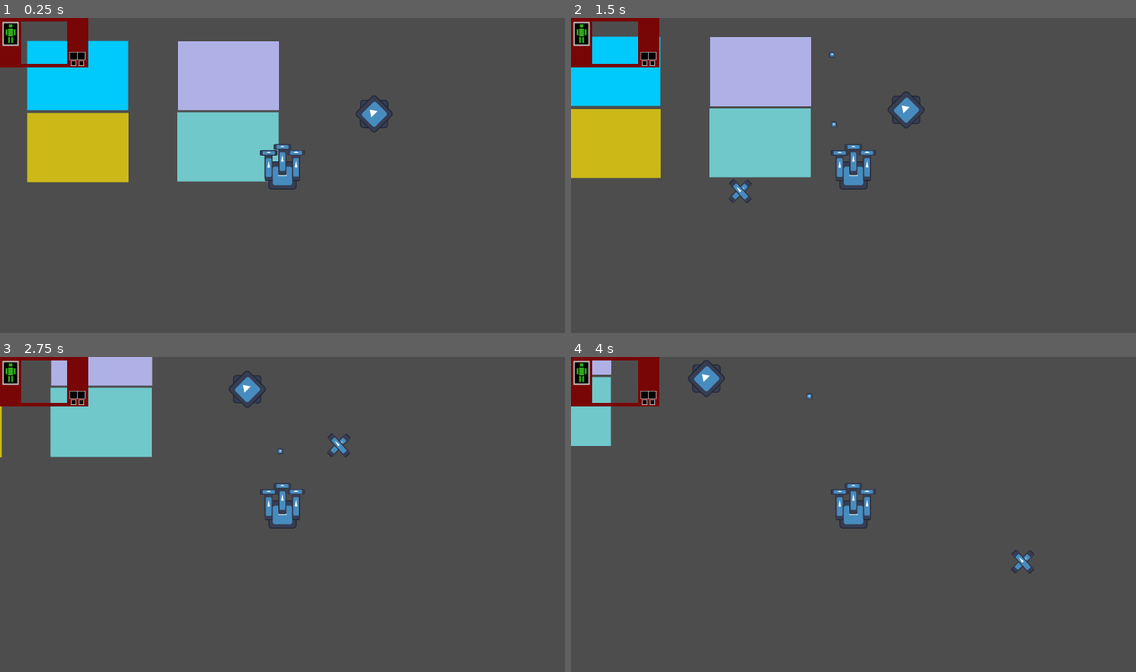
Above: before the commit, frames 1-4 (two rows, left to right).
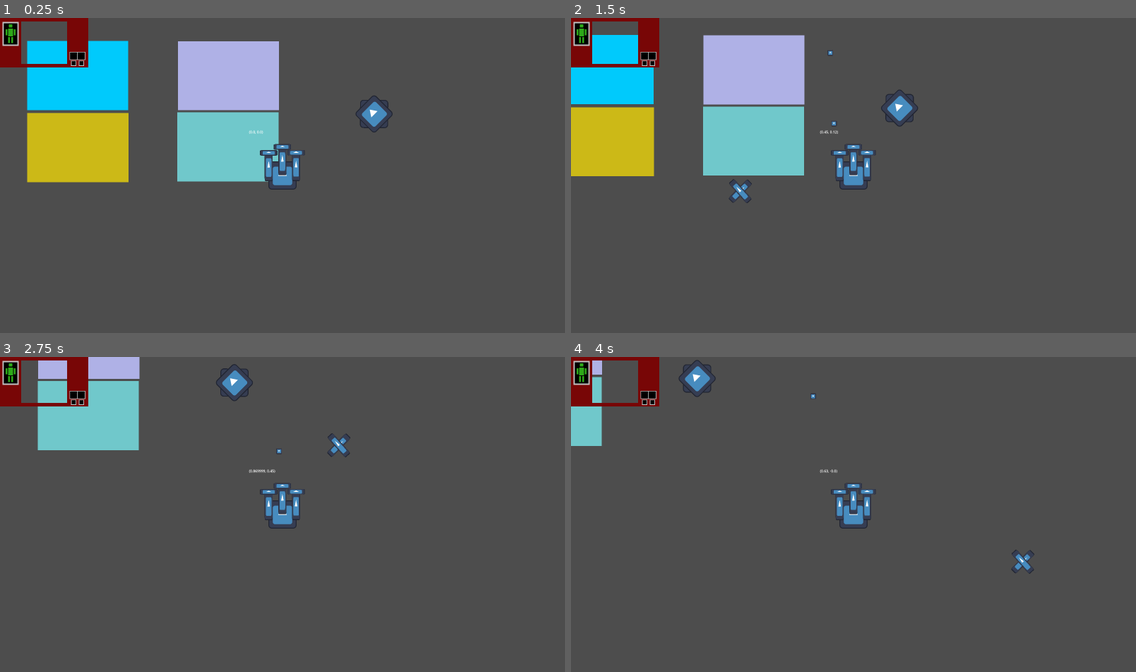
Above: after the commit, the same moments.

Repository: alin-but-real/gamenr1
Game: Godot game, scene res://scenes/main.tscn
Same seed, same stepped clock (60 frames per second), same inputs: the game is played once before the commit and once after it. The engine's default icon, where the game draws it, is replaced by a stand-in: a white triangle on a blue panel in a dark square.
Inputs (mouse positions are in pixels of both pictures, inside the frame that each line leads up to):
- Up to frame 1 (0.25 s): no input
- Up to frame 2 (1.5 s): tap Enter at 0.5 s; move the mouse to (977, 159) at 0.52 s; hold D (move_right) 0.53-1.28 s; hold Space (fire_weapon_0) 0.53-1.28 s; move the mouse to (740, 191) at 1.27 s; hold S (move_backward) from 1.28 s (still down); tap 1 (fire_weapon_1) at 1.35 s
- Up to frame 3 (2.75 s): move the mouse to (339, 445) at 2.02 s; release S (move_backward) at 2.03 s; hold D (move_right) from 2.03 s (still down); hold 2 (fire_weapon_2) from 2.03 s (still down)
- Up to frame 4 (4 s): move the mouse to (825, 577) at 2.77 s; release D (move_right) at 2.78 s; release 2 (fire_weapon_2) at 2.78 s; hold W (move_forward) 2.78-3.53 s; tap Space (fire_weapon_0) at 2.85 s; move the mouse to (1023, 561) at 3.52 s; hold A (move_left) from 3.53 s (still down); hold 1 (fire_weapon_1) from 3.53 s (still down)

The runs differ from the first frame. In frame 1, less than 0.1% of the frame differs, in the area x 44-47%, y 35-37%; in frame 2, 2.7%, in the area x 0-63%, y 5-51%; in frame 3, 2.7%; in frame 4, 0.9%.

Commit message:
fixed bug in delta time

Diff:
--- a/scenes/main.tscn
+++ b/scenes/main.tscn
@@ -1,8 +1,9 @@
-[gd_scene load_steps=5 format=3 uid="uid://cw12oln663ifm"]
+[gd_scene load_steps=6 format=3 uid="uid://cw12oln663ifm"]
 
 [ext_resource type="PackedScene" uid="uid://c30qcrpj0upsy" path="res://scenes/player.tscn" id="1_o5qli"]
 [ext_resource type="PackedScene" uid="uid://cm052urhex8n1" path="res://scenes/user_interface.tscn" id="2_0wfyh"]
 [ext_resource type="PackedScene" uid="uid://bxlpvk6fkjk62" path="res://scenes/Crosshair.tscn" id="2_jyhfs"]
+[ext_resource type="Script" uid="uid://1o1k1f34j3o6" path="res://scenes/velocity_tester.gd" id="2_tbgi4"]
 [ext_resource type="PackedScene" uid="uid://c3h5sjp4kk2i0" path="res://scenes/debug_dummy.tscn" id="3_sugp2"]
 
 [node name="Main" type="Node2D"]
@@ -10,6 +11,13 @@
 [node name="Player" parent="." instance=ExtResource("1_o5qli")]
 z_index = 100
 position = Vector2(1158, 610)
+
+[node name="VelocityTester" type="RichTextLabel" parent="Player"]
+offset_left = -152.0
+offset_top = -209.0
+offset_right = 135.0
+offset_bottom = -138.0
+script = ExtResource("2_tbgi4")
 
 [node name="background" type="ColorRect" parent="."]
 anchors_preset = 8
--- /dev/null
+++ b/scenes/velocity_tester.gd
@@ -0,0 +1,4 @@
+extends RichTextLabel
+
+func _process(delta: float) -> void:
+	text = str(get_parent().velocity_vector)
--- a/scripts/player.gd
+++ b/scripts/player.gd
@@ -3,7 +3,7 @@
 ##This is the maximum move speed of the player.
 @export var move_speed_max = 500
 ##This is the speed the mech will move at base, when holding down movement keys, without any acceleration.
-@export var move_speed = 1
+@export var move_speed = 100
 ##This is the percent by which the mech will accelerate towards its max speed, each frame. (EX: if this is set to 0.10, it will accelerate to 100% in 10 frames.)
 @export var move_accel = 0.01
 ##This is the percent by which the mech will decellerate towards 0, when not holding down any movement key. (EX: if this is set to 0.2, the mech will reach a full stop (from full speed) in 5 frames)
@@ -111,8 +111,8 @@
 		velocity_vector += (move_vector * move_accel)
 		velocity_vector = velocity_vector.clamp(Vector2(-1,-1), Vector2(1,1))
 
-	position.x += (move_vector.x * move_speed) + (velocity_vector.x * move_speed_max) * delta
-	position.y += (move_vector.y * move_speed) + (velocity_vector.y * move_speed_max) * delta
+	position.x += ((move_vector.x * move_speed) + (velocity_vector.x * move_speed_max)) * delta
+	position.y += ((move_vector.y * move_speed) + (velocity_vector.y * move_speed_max)) * delta
 
 	#DASH HANDLING - Q AND E
 
Not shown, added: scenes/velocity_tester.gd.uid
